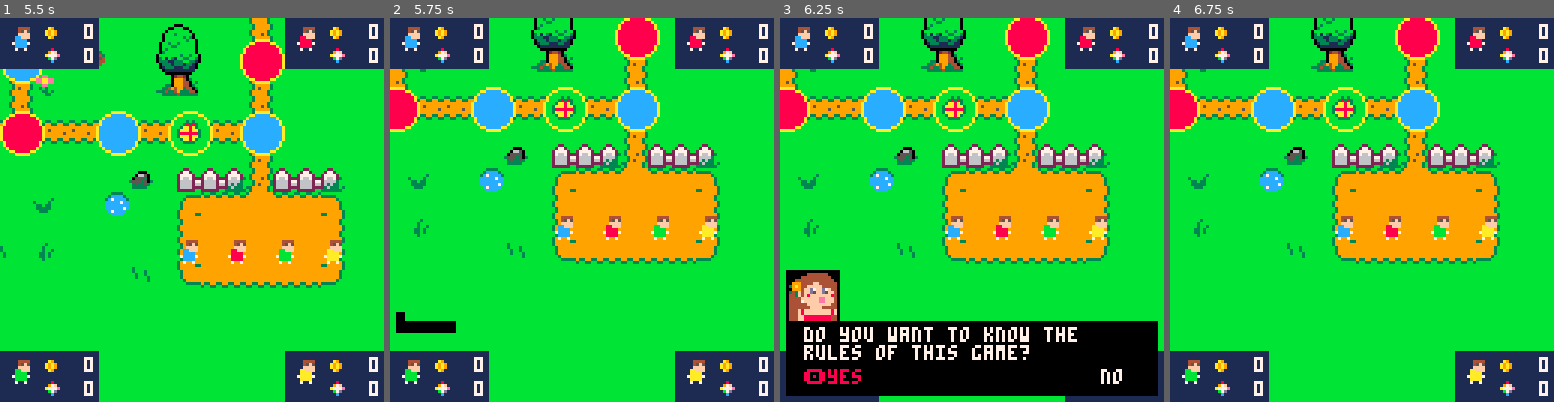
Above: before the commit, frames 1-4 (left to right).
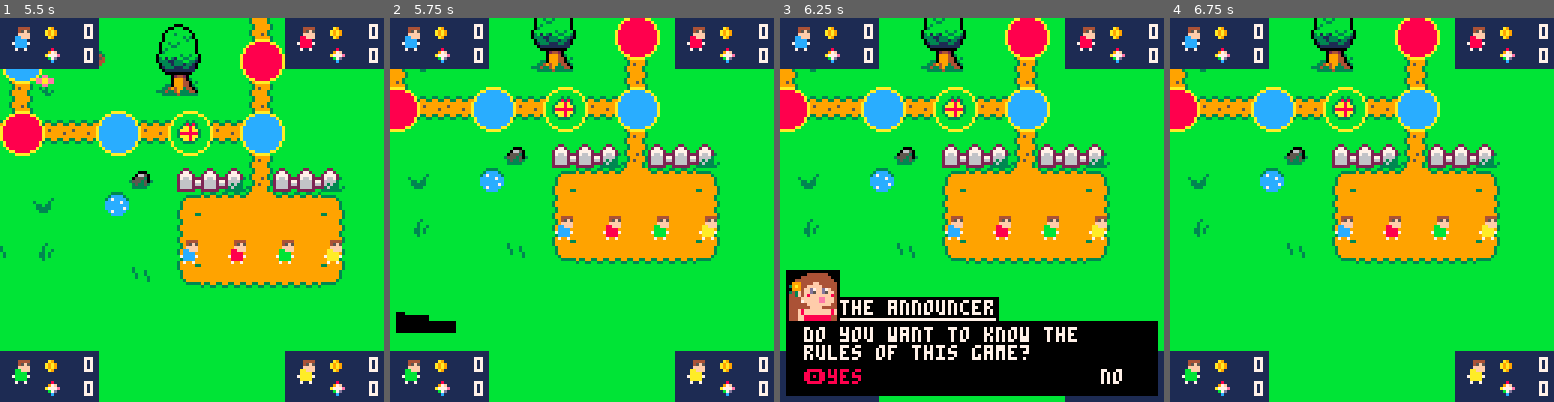
Above: after the commit, the same moments.

Repository: FIXMESTEVE/pico8_fiesta_party
Game: PICO-8 cartridge refactor/base.p8
Same seed, same stepped clock (60 frames per second), same inputs: the game is played once before the commit and once after it.
Inputs:
- Up to frame 1 (5.5 s): tap X (X key) at 0.33, 1.07, 1.85, 2.97, 4.08, 5.2 s; tap O (Z key) at 0.7, 1.7, 2.1, 2.5, 2.9, 3.3, 3.7, 4.1, 4.5, 4.9, 5.3 s; hold Right 1.6-2.1 s; hold Up 2.15-2.42 s; hold Right 2.47-3.03 s; hold Left 3.08-3.58 s; hold Down 3.63-3.97 s; hold Right 4.02-4.68 s; hold Up 4.73-5.03 s; hold Left from 5.08 s (still down)
- Up to frame 2 (5.75 s): release Left at 5.68 s; tap O (Z key) at 5.7 s; hold Down from 5.73 s (still down)
- Up to frame 3 (6.25 s): release Down at 6.03 s; hold Right from 6.08 s (still down); tap O (Z key) at 6.1 s
- Up to frame 4 (6.75 s): tap X (X key) at 6.32 s; tap O (Z key) at 6.5 s; release Right at 6.58 s; hold Right from 6.63 s (still down)

Frame 1 is identical in both runs. In frame 2, 0.1% of the frame differs, in the area x 3-11%, y 77-79%; in frame 3, 2.6%, in the area x 15-58%, y 72-79%; in frame 4, nothing differs.

Commit message:
textbox name

Diff:
--- a/refactor/discussions/intro_disc.lua
+++ b/refactor/discussions/intro_disc.lua
@@ -8,6 +8,7 @@
 
     my_dtb_init() --reset my_dtb
     my_dtb_portrait=197
+    my_dtb_name="the announcer"
     local yesno={"yes","no"}
     local line1={line="welcome to pico-8 fiesta party!",options=nil,callback=nil}
     local line2={line="do you want to know the rules of this game?",options=yesno,callback=function(option)
--- a/refactor/libs/my_dtb.lua
+++ b/refactor/libs/my_dtb.lua
@@ -5,6 +5,7 @@
 my_dtb_queue={}
 boxlines=3
 my_dtb_portrait=nil
+my_dtb_name=nil
 
 -- call this before you start using dtb.
 function my_dtb_init()
@@ -12,8 +13,11 @@
     textbox_lerpedy2=0
     portrait_lerpedx2=0
     portrait_lerpedy1=0
+    namebox_lerpedx2=0
+    namebox_lerpedy1=0
     boxready=false
     my_dtb_portrait=nil
+    my_dtb_name=nil
 end
 
 -- this will add a piece of text to the queu. the queu is processed automatically.
@@ -47,6 +51,10 @@
     local portrait_y1=y1-17
     local portrait_x2=x1+17
     local portrait_y2=y1
+    local namebox_x1=x1
+    local namebox_y1=y1-8
+    local namebox_x2=x1+70
+    local namebox_y2=y1
     local offset=0
     local timer = my_dtb_clk*3 % 1
 
@@ -80,10 +88,28 @@
             rectfill(portrait_x1+xoffset,portrait_lerpedy1+yoffset,portrait_lerpedx2+xoffset,portrait_y2+yoffset,0)
         end
 
+        if(my_dtb_name!=nil)then
+            if(abs(namebox_lerpedx2-namebox_x2)<1)then
+                namebox_lerpedx2=namebox_x2
+            else
+                namebox_lerpedx2 = lerp(namebox_x1,namebox_x2,easeInOut(timer))
+            end
+            if(abs(namebox_lerpedy1-namebox_y1)<1)then
+                namebox_lerpedy1=namebox_y1
+            else
+                namebox_lerpedy1 = lerp(namebox_y2,namebox_y1,easeInOut(timer))
+            end
+
+            rectfill(namebox_x1+xoffset,namebox_lerpedy1+yoffset,namebox_lerpedx2+xoffset,namebox_y2+yoffset,0)
+        end
+
         rectfill(x1+xoffset,y1+yoffset,textbox_lerpedx2+xoffset,textbox_lerpedy2+yoffset,0)
         if(not boxready)return
         if(my_dtb_portrait!=nil)spr(my_dtb_portrait,portrait_x1+1+xoffset,portrait_y1+1+yoffset,2,2)
-
+        if(my_dtb_name!=nil)then
+            print(my_dtb_name,namebox_x1+18+xoffset,namebox_y1+1+yoffset,7)
+            line(namebox_x1+18+xoffset,namebox_y2-1+yoffset,namebox_x1+69+xoffset,namebox_y2-1+yoffset,7)
+        end
         --get the words
         local str=my_dtb_queue[1].line
         local words={}
